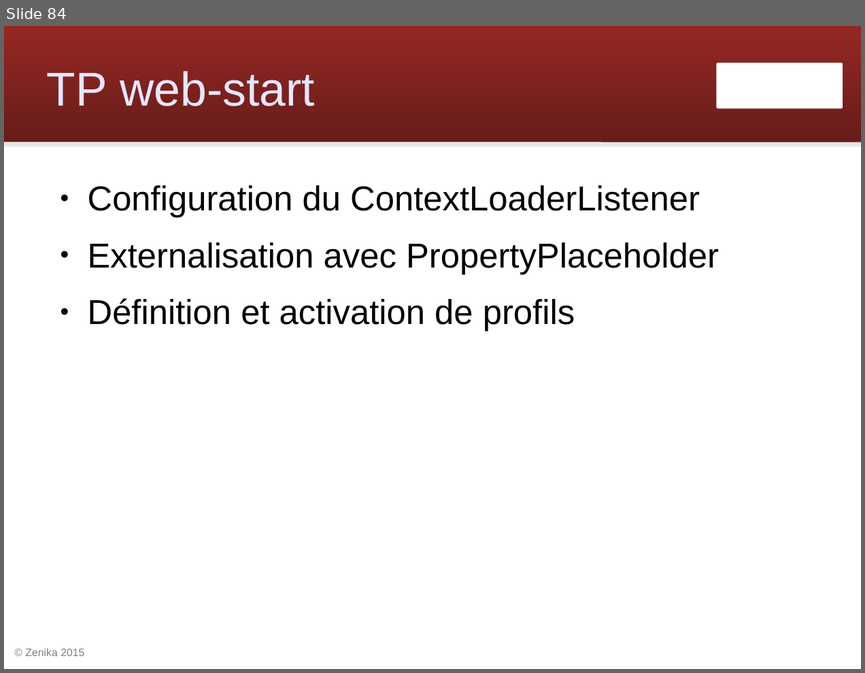
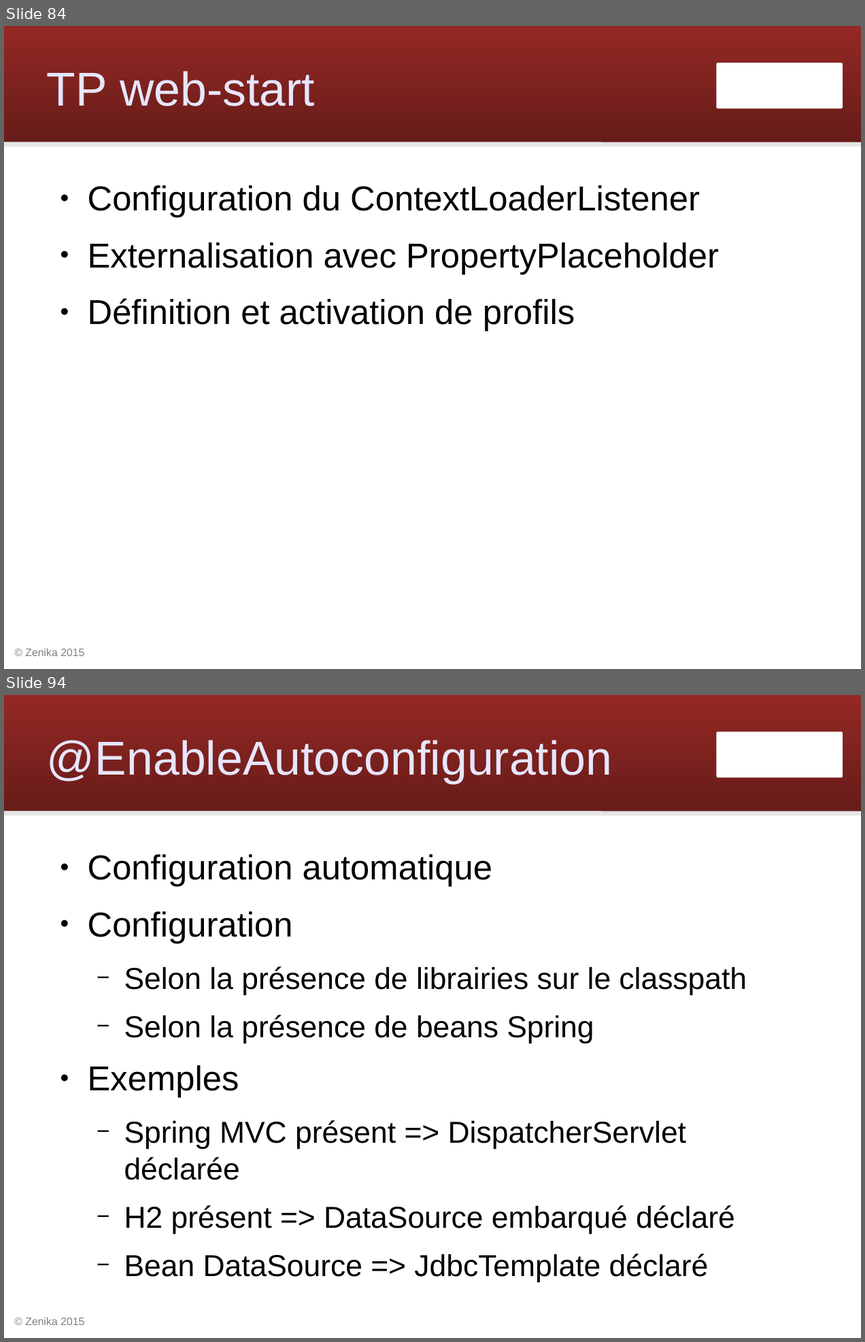
Before and after one commit to Zenika/workshop-spring-core, a slide deck: spring-workshop.odp. Shown one above the other, each under a label of ours: slide 84 before the commit, slides 84 and 94 after it; the slides between them are not shown. The pictures are 865x673 and 865x1342 pixels, drawn with LibreOffice and Linux fonts; fonts in the diff are those of the drawing; background and template pictures are left out. Boxes give left, top, right and bottom in pixels: in the first picture for what was removed or moved away, otherwise in the second. Text is boxed around its words. In the diff, an @@ line names an element or a change of style, - is before the commit and + after.

Commit message:
Créer les slides Spring Boot

```diff
--- a/spring-workshop.odp
+++ b/spring-workshop.odp
@@ slide 94 added at (4,695,861,1338), background #FFFFFF; not listed: 4 template elements that a slide beside it also shows @@
@@ title added at (47,740,612,783), 44 pt, text #E6E6FF @@
+@EnableAutoconfiguration
@@ text added at (88,854,747,1283), 28 pt, text #000000 @@
+● Configuration automatique
+● Configuration
+  − Selon la présence de librairies sur le classpath
+  − Selon la présence de beans Spring
+● Exemples
+  − Spring MVC présent => DispatcherServlet déclarée
+  − H2 présent => DataSource embarqué déclaré
+  − Bean DataSource => JdbcTemplate déclaré
```
Also in this commit, not shown: 1 slide changed, 21 other slides added, 4 other files.
